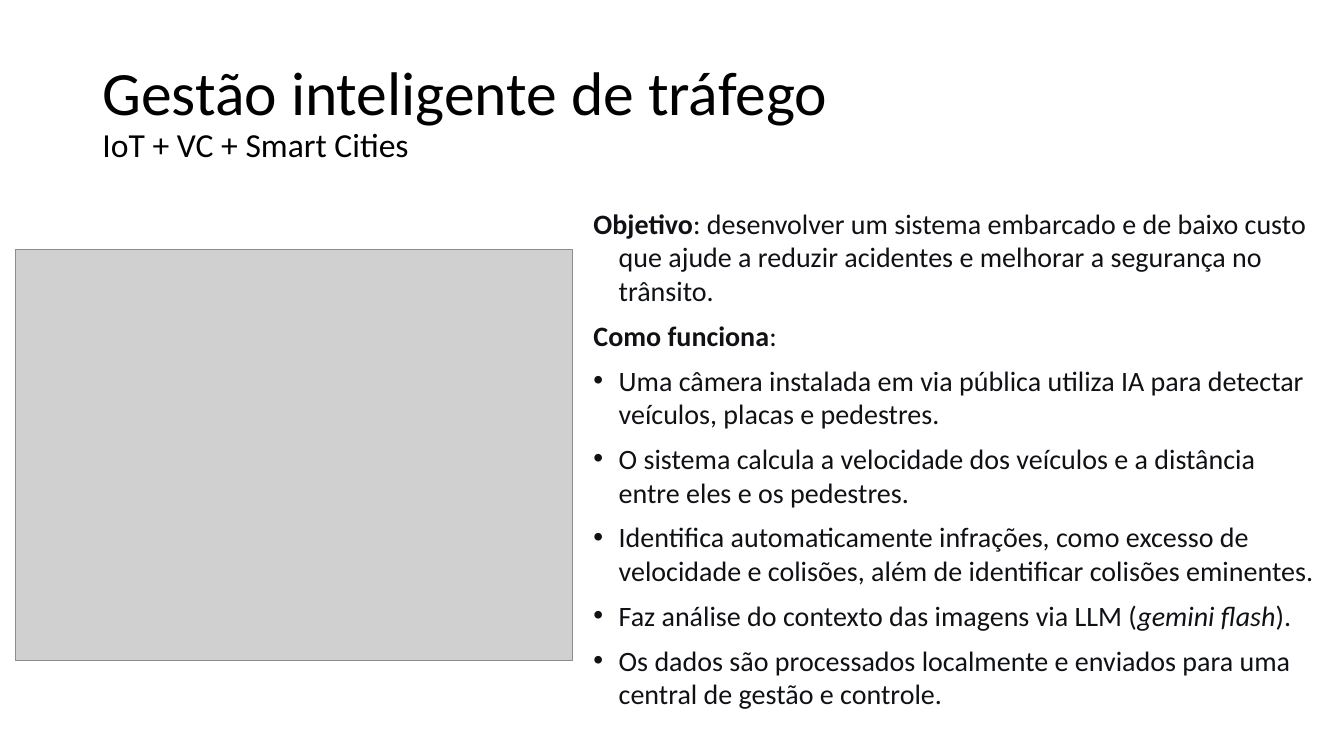
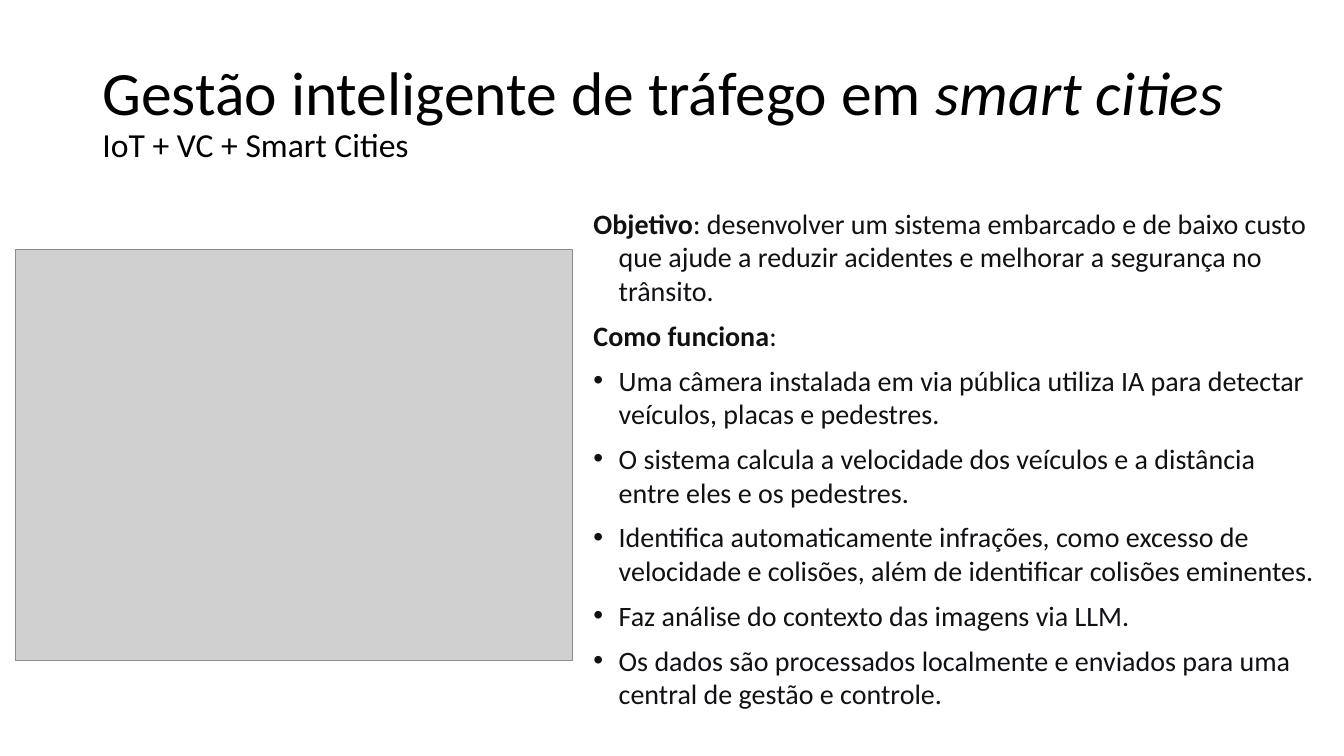
Before and after one commit to zz4fap/c24_inteligencia_artificial, a slide deck: slide 8 of slides/C24_Projetos.pptx. Drawn at 1344x756 pixels with LibreOffice and Linux fonts; fonts in the diff are those of the drawing; grey boxes stand for pictures. Boxes give left, top, right and bottom in pixels: in the first picture for what was removed or moved away, otherwise in the second. Text is boxed around its words. In the diff, an @@ line names an element or a change of style, - is before the commit and + after.

Commit message:
update of slides

```diff
--- a/slides/C24_Projetos.pptx
+++ b/slides/C24_Projetos.pptx
@@ title at box(102, 72, 1223, 158): text changed @@
-Gestão inteligente de tráfego
-IoT + VC + Smart Cities
+Gestão inteligente de tráfego em smart cities
+IoT + VC + Smart Cities
@@ text at box(619, 606, 1130, 631): text changed @@
-• Faz análise do contexto das imagens via LLM (gemini flash).
+• Faz análise do contexto das imagens via LLM.
```
Also in this commit, not shown: 3 other slides changed, 1 slide added, 1 slide removed, 2 other files.
